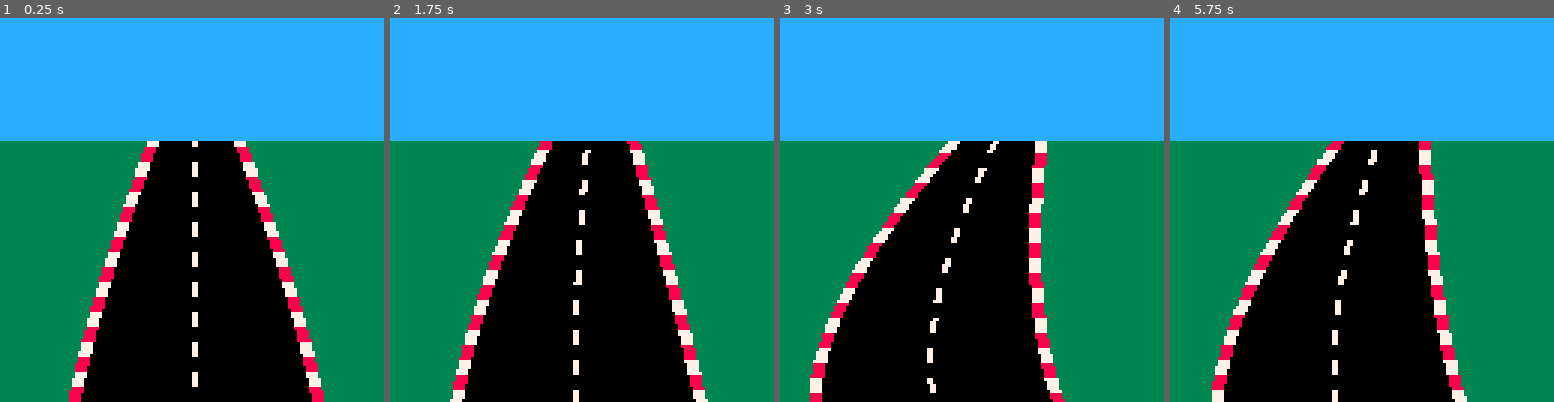
Above: before the commit, frames 1-4 (left to right).
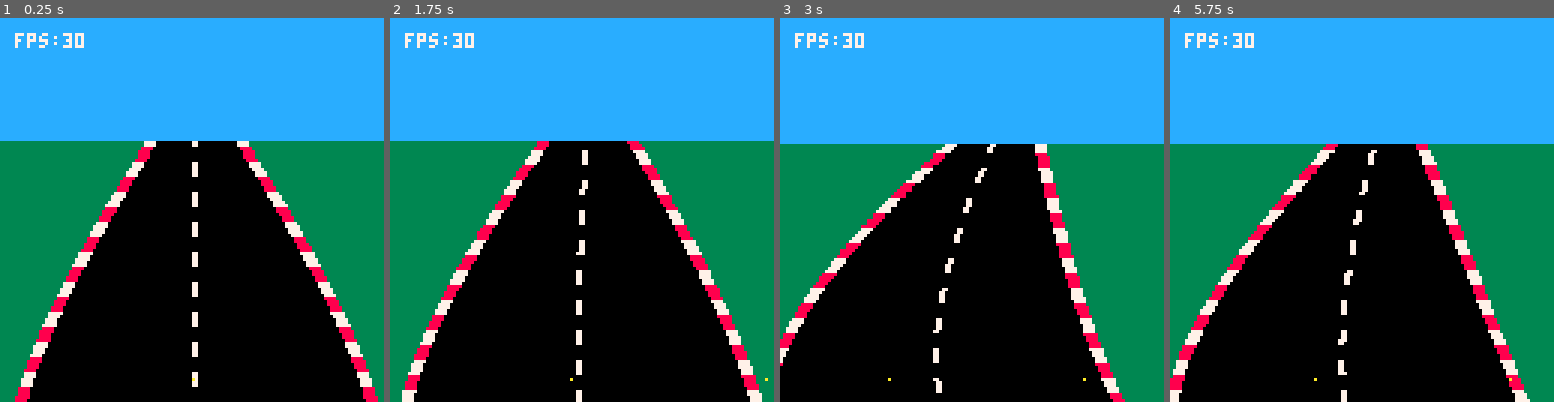
Above: after the commit, the same moments.

Repository: BenAttenborough/picoracer
Game: PICO-8 cartridge kia.p8
The game is run twice, just before and just after one commit, with the same random seed, the same clock (stepped at 60 frames per second) and the same inputs.
Inputs:
- Up to frame 1 (0.25 s): no input
- Up to frame 2 (1.75 s): hold Right from 1.6 s (still down)
- Up to frame 3 (3 s): release Right at 2.1 s; hold Up 2.15-2.42 s; hold Right from 2.47 s (still down)
- Up to frame 4 (5.75 s): release Right at 3.03 s; hold Left 3.08-3.58 s; hold Down 3.63-3.97 s; hold Right 4.02-4.68 s; hold Up 4.73-5.03 s; hold Left 5.08-5.68 s; hold Down from 5.73 s (still down)

The runs differ from the first frame. In frame 1, 15% of the frame differs, in the area x 3-99%, y 3-100%; in frame 2, 16%; in frame 3, 16%; in frame 4, 16%, in the area x 0-100%, y 3-100%.

Commit message:
Work on road generation

Diff:
--- a/main.lua
+++ b/main.lua
@@ -1,32 +1,38 @@
 function _init()
-    roadBottomY = 158
+    roadWidthBottom = 120
+    roadWidthTop = 28
+    roadWidthHalf = flr(roadWidthBottom / 2)
+    roadWidthTopHalf = flr(roadWidthTop / 2)
+    screenwidth = 128
+    screenXMid = flr(screenwidth / 2)
+    roadBottomY = 148
     bezierAnchorY = 120
-    leftBezierAnchorX = 20
-    rightBezierAnchorX = 108
+    leftRoadTopX = screenXMid - roadWidthTopHalf
+    rightRoadTopX = screenXMid + roadWidthTopHalf
+    centralRoadTopX = 64
+    leftRoadBottomX = screenXMid - roadWidthHalf
+    rightRoadBottomX = screenXMid + roadWidthHalf
+    centralRoadBottomX = screenXMid
+    horzY = 40
+    bezierOffsetY = 5
+    leftBezierAnchorX = leftRoadBottomX - bezierOffsetY
+    rightBezierAnchorX = rightRoadBottomX + bezierOffsetY
     centralBezierAnchorX = 64
-    leftBezierTopX = 50
-    rightBezierTopX = 78
-    centralBezierTopX = 64
-    horzY = 40
     horzMovementInterval = 0.25
     minXCurve = 0
     curbWidth = 4
     logfile = "log.txt"
-    count = 1
     slowCount = 1
     movementCount = 1
     toggle = false
+    carSprite = 96
     Dlog("Initialise log", true)
 end
 
-function _update()
+function _update60()
     input()
-    count += 1
-    count = count % 10
-    if count % 5 == 0 then
-        slowCount += 1
-        slowCount = slowCount % 5
-    end
+    slowCount += 1
+    slowCount = slowCount % 5
     movementCount += 1
     if movementCount == 5 then toggle = not toggle end
     movementCount = movementCount % 5
@@ -38,9 +44,24 @@
     drawCentralLine()
     drawRightRoadEdge()
     drawSky()
+    print("fps:" .. stat(7),5,5,7)
     -- print(slowCount,5,5,7)
     -- print(movementCount,5,5,7)
     -- print(toggle,5,12,7)
+
+    -- sspr(96)
+end
+
+function shiftRoadLeft(amount)
+    leftRoadBottomX -= amount
+    leftRoadTopX -= amount
+    leftBezierAnchorX += amount
+    rightRoadBottomX -= amount
+    rightRoadTopX -= amount
+    rightBezierAnchorX += amount
+    centralRoadBottomX -= amount
+    centralRoadTopX -= amount
+    centralBezierAnchorX += amount
 end
 
 function input()
@@ -48,26 +69,27 @@
         leftBezierAnchorX += 1
         rightBezierAnchorX += 1
         centralBezierAnchorX += 1
-        leftBezierTopX -= horzMovementInterval
-        rightBezierTopX -= horzMovementInterval
-        centralBezierTopX -= horzMovementInterval
+        leftRoadTopX -= horzMovementInterval
+        rightRoadTopX -= horzMovementInterval
+        centralRoadTopX -= horzMovementInterval
+        -- shiftRoadLeft(1)
     end
     if (btn(1)) then
         leftBezierAnchorX -= 1
         rightBezierAnchorX -= 1
         centralBezierAnchorX -= 1
-        leftBezierTopX += horzMovementInterval
-        rightBezierTopX += horzMovementInterval
-        centralBezierTopX += horzMovementInterval
+        leftRoadTopX += horzMovementInterval
+        rightRoadTopX += horzMovementInterval
+        centralRoadTopX += horzMovementInterval
+        -- screenXMid -= 1
+
     end
-    -- if (btnp(2)) then
-    --     movementCount += 1
-    --     if movementCount == 5 then toggle = not toggle end
-    -- end
-    -- if (btnp(3)) then
-    --     movementCount -= 1
-    --     if movementCount == 0 then toggle = not toggle end
-    -- end
+    if (btnp(2)) then
+        horzY += 1
+    end
+    if (btnp(3)) then
+        horzY -= 1
+    end
 end
 
 function drawSky()
@@ -75,20 +97,20 @@
 end
 
 function drawLeftRoadEdge()
-    drawqbcExtended(20,roadBottomY,leftBezierTopX,horzY,leftBezierAnchorX,bezierAnchorY,200,0)
-    drawqbcAlternating(20,roadBottomY,leftBezierTopX,horzY,leftBezierAnchorX,bezierAnchorY,200,curbWidth,7,8)
-    -- pset(leftBezierAnchorX,bezierAnchorY,8)
+    drawqbcExtended(leftRoadBottomX,roadBottomY,leftRoadTopX,horzY,leftBezierAnchorX,bezierAnchorY,200,0)
+    drawqbcAlternating(leftRoadBottomX,roadBottomY,leftRoadTopX,horzY,leftBezierAnchorX,bezierAnchorY,200,curbWidth,7,8)
+    pset(leftBezierAnchorX,bezierAnchorY,10)
 end
 
 function drawRightRoadEdge()
-    drawqbcExtended(108,roadBottomY,rightBezierTopX,horzY,rightBezierAnchorX,bezierAnchorY,200,3)
-    drawqbcAlternating(108,roadBottomY,rightBezierTopX,horzY,rightBezierAnchorX,bezierAnchorY,200,curbWidth,7,8)
-    -- pset(rightBezierAnchorX,bezierAnchorY,8)
+    drawqbcExtended(rightRoadBottomX,roadBottomY,rightRoadTopX,horzY,rightBezierAnchorX,bezierAnchorY,200,3)
+    drawqbcAlternating(rightRoadBottomX,roadBottomY,rightRoadTopX,horzY,rightBezierAnchorX,bezierAnchorY,200,curbWidth,7,8)
+    pset(rightBezierAnchorX,bezierAnchorY,10)
 end
 
 function drawCentralLine()
-    drawqbcAlternating(64,roadBottomY,centralBezierTopX,horzY,centralBezierAnchorX,bezierAnchorY,200,2,7,0)
-    -- pset(centralBezierAnchorX,bezierAnchorY,8)
+    drawqbcAlternating(centralRoadBottomX,roadBottomY,centralRoadTopX,horzY,centralBezierAnchorX,bezierAnchorY,200,2,7,0)
+    pset(centralBezierAnchorX,bezierAnchorY,10)
 end
 
 function lv(v1,v2,t)
Not shown, changed: 57 lines of the sprite sheet (__gfx__) section of kia.p8
